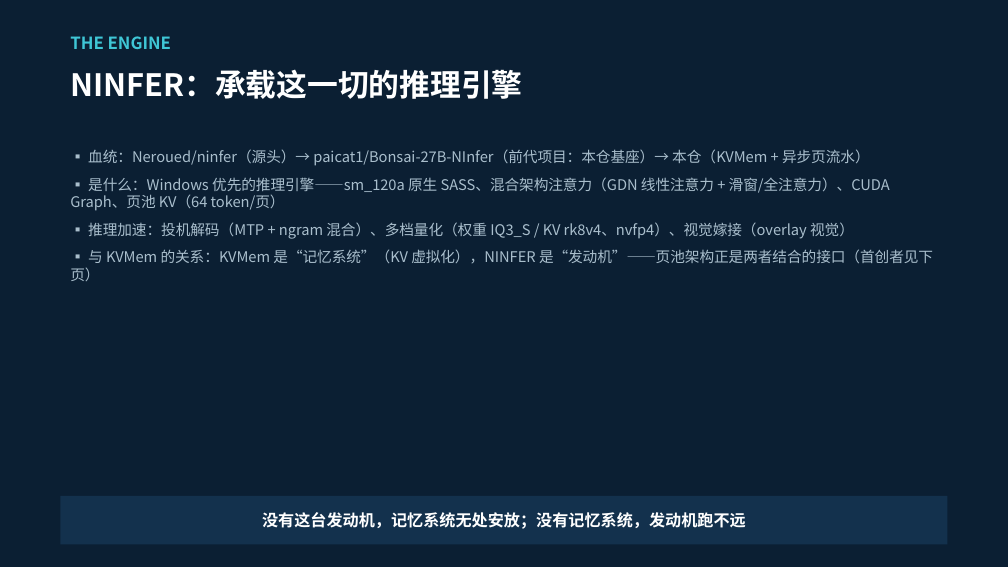
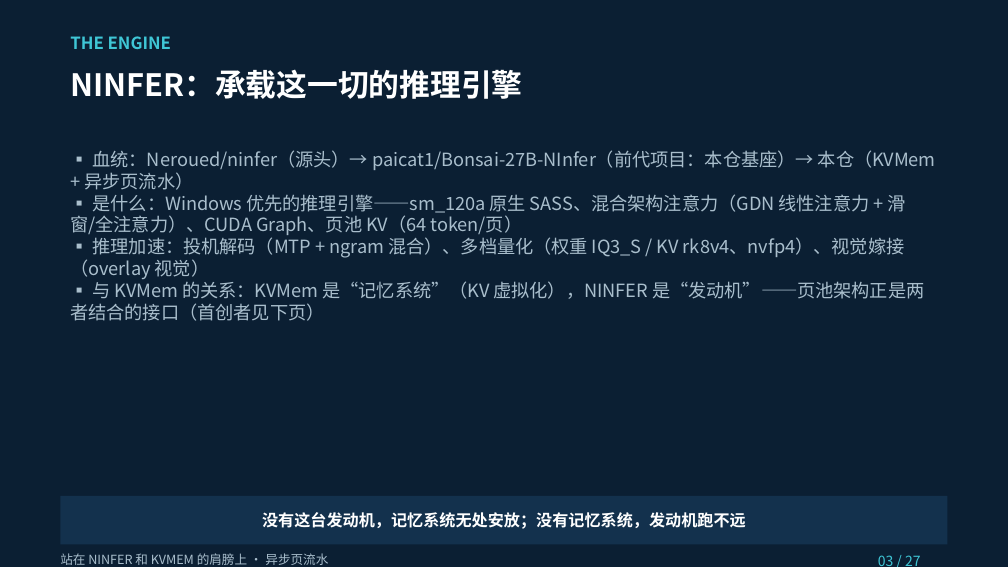
Before and after one commit to paicat1/Ninfer-KVMem-Async, a slide deck: slide 3 of docs/异步页流水-技术说明.pptx. Drawn at 1008x567 pixels with LibreOffice and Linux fonts; fonts in the diff are those of the drawing. Boxes give left, top, right and bottom in pixels: in the first picture for what was removed or moved away, otherwise in the second. Text is boxed around its words. In the diff, an @@ line names an element or a change of style, - is before the commit and + after.

Commit message:
docs(公开材料): 贴边复测复核与 Gen5 回切预登记 + 异步页流水技术说明演示文稿更新（含同源备份件）
APPROVED: 这几个授权你推

```diff
--- a/docs/异步页流水-技术说明.pptx
+++ b/docs/异步页流水-技术说明.pptx
@@ text at (70, 150, 936, 299): text changed; size 10.5 to 13 pt @@
-▪ 血统：Neroued/ninfer（源头）→ paicat1/Bonsai-27B-NInfer（前代项目：本仓基座）→ 本仓（KVMem + 异步页流水）
-▪ 是什么：Windows 优先的推理引擎——sm_120a 原生 SASS、混合架构注意力（GDN 线性注意力 + 滑窗/全注意力）、CUDA Graph、页池 KV（64 token/页）
-▪ 推理加速：投机解码（MTP + ngram 混合）、多档量化（权重 IQ3_S / KV rk8v4、nvfp4）、视觉嫁接（overlay 视觉）
-▪ 与 KVMem 的关系：KVMem 是“记忆系统”（KV 虚拟化），NINFER 是“发动机”——页池架构正是两者结合的接口（首创者见下页）
+▪ 血统：Neroued/ninfer（源头）→ paicat1/Bonsai-27B-NInfer（前代项目：本仓基座）→ 本仓（KVMem + 异步页流水） ▪ 是什么：Windows 优先的推理引擎——sm_120a 原生 SASS、混合架构注意力（GDN 线性注意力 + 滑窗/全注意力）、CUDA Graph、页池 KV（64 token/页） ▪ 推理加速：投机解码（MTP + ngram 混合）、多档量化（权重 IQ3_S / KV rk8v4、nvfp4）、视觉嫁接（overlay 视觉） ▪ 与 KVMem 的关系：KVMem 是“记忆系统”（KV 虚拟化），NINFER 是“发动机”——页池架构正是两者结合的接口（首创者见下页）
@@ text added at (60, 553, 328, 565), 9 pt, text #A9BECC @@
+站在 NINFER 和 KVMEM 的肩膀上 · 异步页流水
@@ text added at (878, 555, 921, 566), 10 pt, text #3FC6D6 @@
+03 / 27
```
Also in this commit, not shown: 11 other slides changed, 2 other files.
